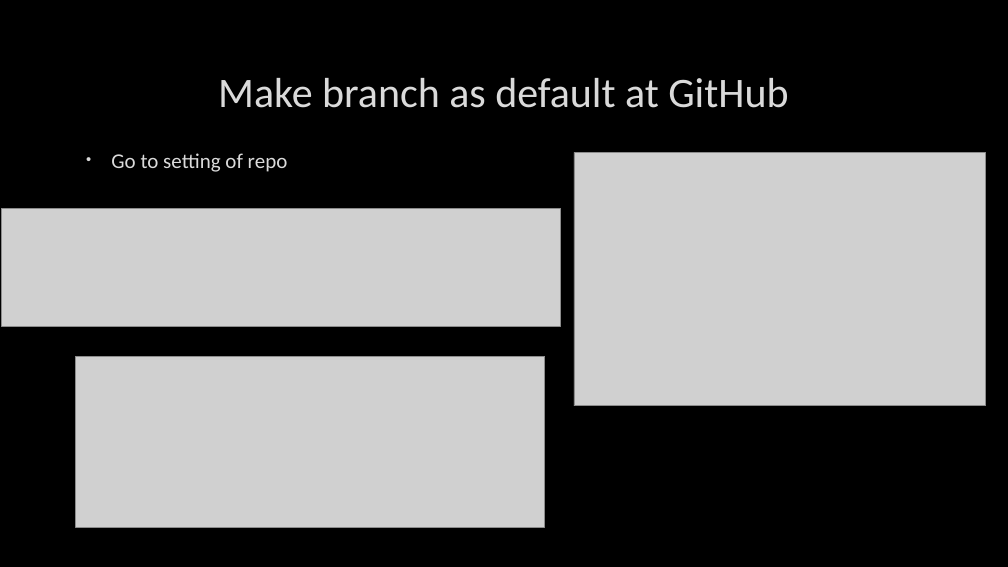
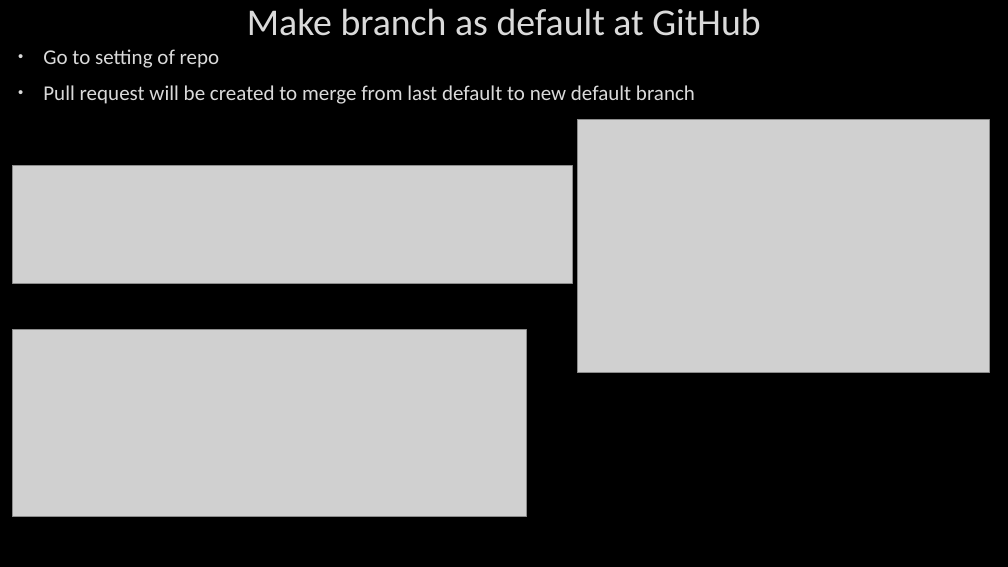
Before and after one commit to AhmedMohamedSamir1/Summary, a slide deck: slide 148 of Dot Net/1_C#, LINQ, EF,OOP&Solid.pptx. Drawn at 1008x567 pixels with LibreOffice and Linux fonts; fonts in the diff are those of the drawing; grey boxes stand for pictures; background and template pictures are left out. Boxes give left, top, right and bottom in pixels: in the first picture for what was removed or moved away, otherwise in the second. Text is boxed around its words. In the diff, an @@ line names an element or a change of style, - is before the commit and + after.

```diff
--- a/Dot Net/1_C#, LINQ, EF,OOP&Solid.pptx
+++ b/Dot Net/1_C#, LINQ, EF,OOP&Solid.pptx
@@ title "Make branch as default at ...": place and size @@
-title "Make branch as default at ..." at [218,78,788,108]
+title "Make branch as default at ..." at [247,8,760,36]
@@ title "Make branch as default at ..." at [247,8,760,36]: size 40 to 36 pt @@
@@ text "Go to setting of repo": place and size @@
-text "Go to setting of repo" at [111,153,288,172]
+text "Go to setting of repo" at [43,49,695,104]
@@ text at [43,85,695,104]: paragraph added @@
+• Pull request will be created to merge from last default to new default branch
@@ picture: place and size @@
-picture at [574,153,986,406]
+picture at [578,119,990,373]
@@ picture: place and size @@
-picture at [2,209,561,327]
+picture at [13,166,572,284]
@@ picture: place and size @@
-picture at [76,356,545,527]
+picture at [13,330,526,516]
```
Also in this commit, not shown: 2 other files.
